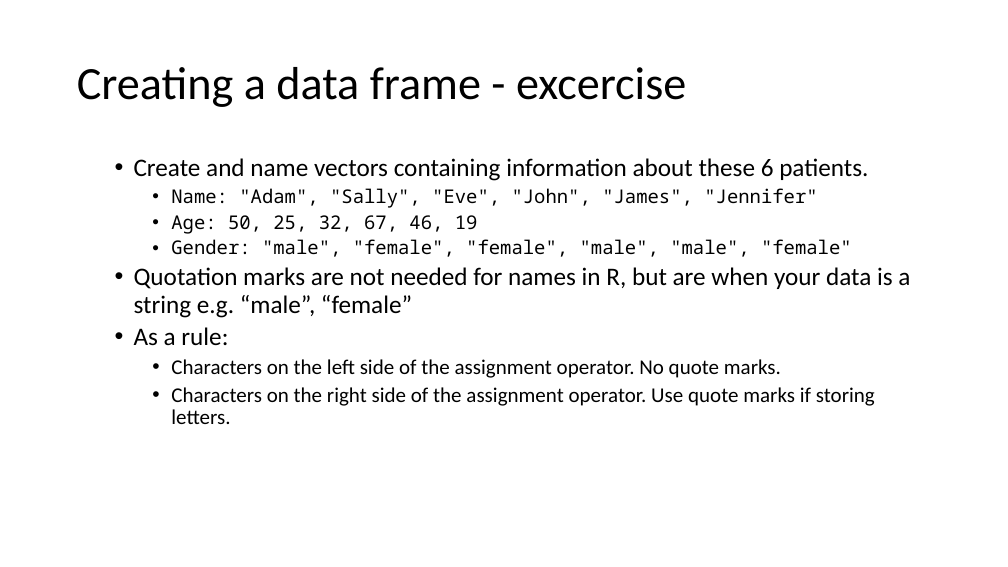
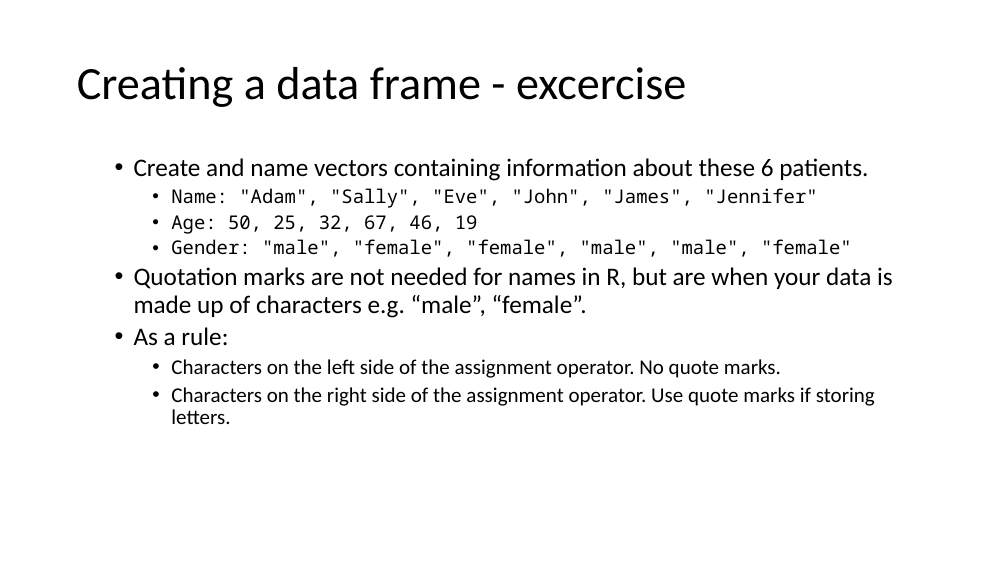
Before and after one commit to ClinicianCoders/ClinicianCoders, a slide deck: slide 29 of Workshops/Workshop1.pptx. Drawn at 1008x567 pixels with LibreOffice and Linux fonts; fonts in the diff are those of the drawing. Boxes give left, top, right and bottom in pixels: in the first picture for what was removed or moved away, otherwise in the second. Text is boxed around its words. In the diff, an @@ line names an element or a change of style, - is before the commit and + after.

```diff
--- a/Workshops/Workshop1.pptx
+++ b/Workshops/Workshop1.pptx
@@ text at box(134, 267, 893, 318): text changed @@
-  • Quotation marks are not needed for names in R, but are when your data is a string e.g. “male”, “female”
+  • Quotation marks are not needed for names in R, but are when your data is made up of characters e.g. “male”, “female”.
```
Also in this commit, not shown: 28 other slides changed, 2 other files.
